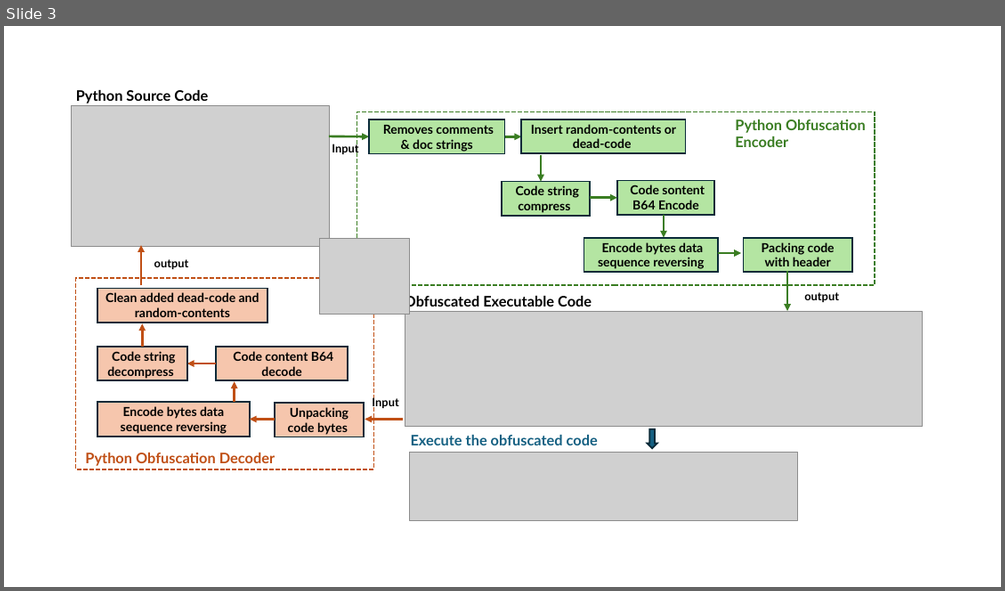
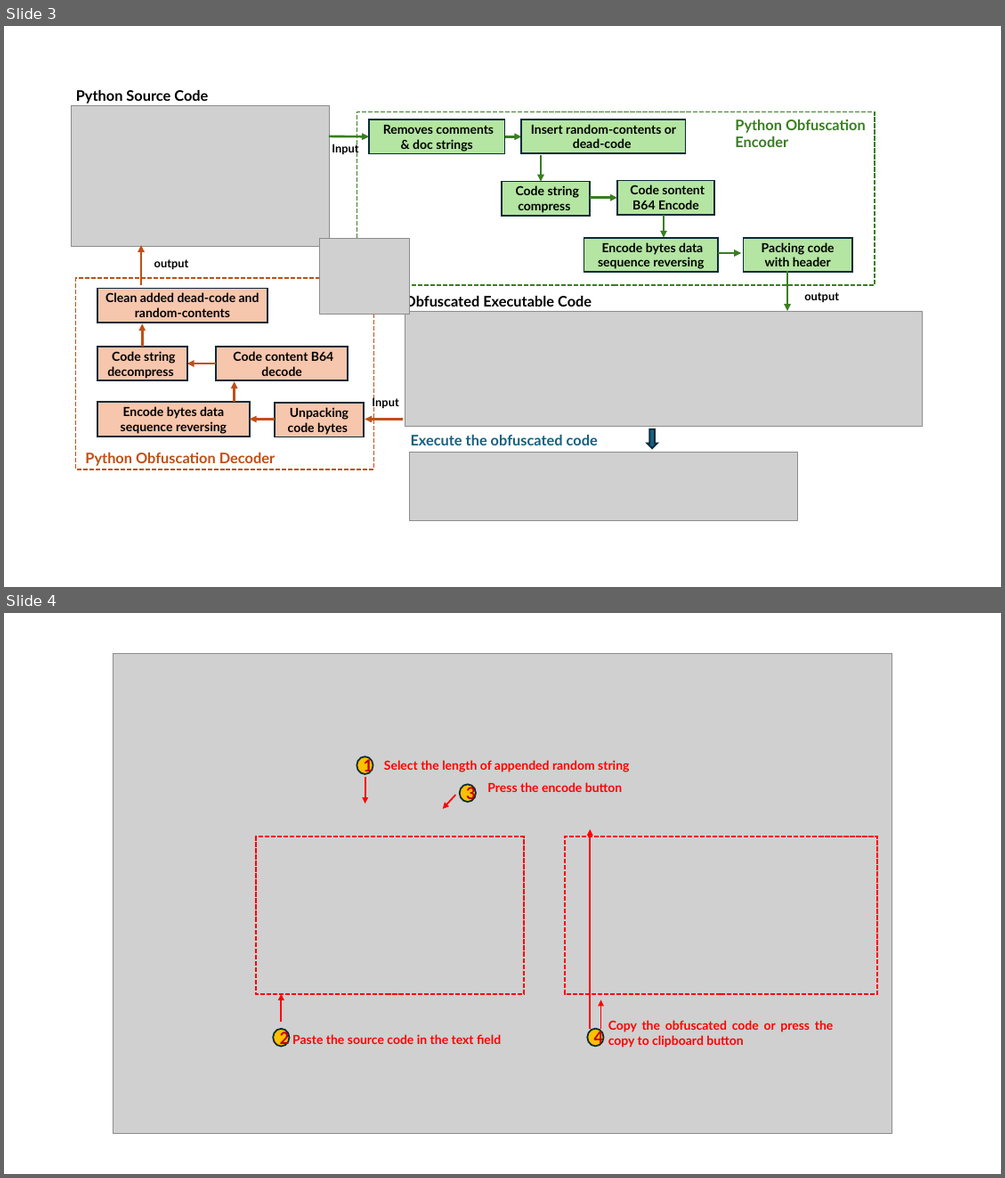
Before and after one commit to LiuYuancheng/Py-Code-Obfuscator, a slide deck: doc/designDoc.pptx. Shown one above the other, each under a label of ours: slide 3 before the commit, slides 3 and 4 after it. The pictures are 1005x591 and 1005x1178 pixels, drawn with LibreOffice and Linux fonts; fonts in the diff are those of the drawing; grey boxes stand for pictures. Boxes give left, top, right and bottom in pixels: in the first picture for what was removed or moved away, otherwise in the second. Text is boxed around its words. In the diff, an @@ line names an element or a change of style, - is before the commit and + after.

```diff
--- a/doc/designDoc.pptx
+++ b/doc/designDoc.pptx
@@ slide 4 added at [4,613,1001,1174], background #FFFFFF @@
@@ picture added at [113,653,892,1135] @@
@@ ellipse added at [357,756,373,774], fill #FFC000, outline #092A39 1.5 pt, 16 pt, text #C00000, bold @@
+1
@@ text added at [384,760,629,772], 12 pt, text #FF0000, bold @@
+Select the length of appended random string
@@ arrow added from (365, 777) to (365, 803), #FF0000 1.5 pt @@
@@ arrow added from (455, 795) to (443, 809), #FF0000 1.5 pt @@
@@ ellipse added at [460,784,476,802], fill #FFC000, outline #092A39 1.5 pt, 16 pt, text #C00000, bold @@
+3
@@ text added at [487,782,623,792], 12 pt, text #FF0000, bold @@
+Press the encode button
@@ rectangle added at [256,836,524,995], outline #FF0000 1.5 pt dashed @@
@@ rectangle added at [565,836,877,995], outline #FF0000 1.5 pt dashed @@
@@ arrow added from (591, 1029) to (591, 829), #FF0000 1.5 pt @@
@@ arrow added from (282, 1022) to (282, 994), #FF0000 1.5 pt @@
@@ arrow added from (600, 1029) to (600, 999), #FF0000 1.5 pt @@
@@ ellipse added at [273,1029,290,1046], fill #FFC000, outline #092A39 1.5 pt, 16 pt, text #C00000, bold @@
+2
@@ text added at [292,1034,501,1044], 12 pt, text #FF0000, bold @@
+Paste the source code in the text field
@@ ellipse added at [587,1029,604,1046], fill #FFC000, outline #092A39 1.5 pt, 16 pt, text #C00000, bold @@
+4
@@ text added at [608,1020,833,1047], 12 pt, text #FF0000, bold @@
+Copy the obfuscated code or press the copy to clipboard button
```
Also in this commit, not shown: 1 other slide added, 9 other files.
